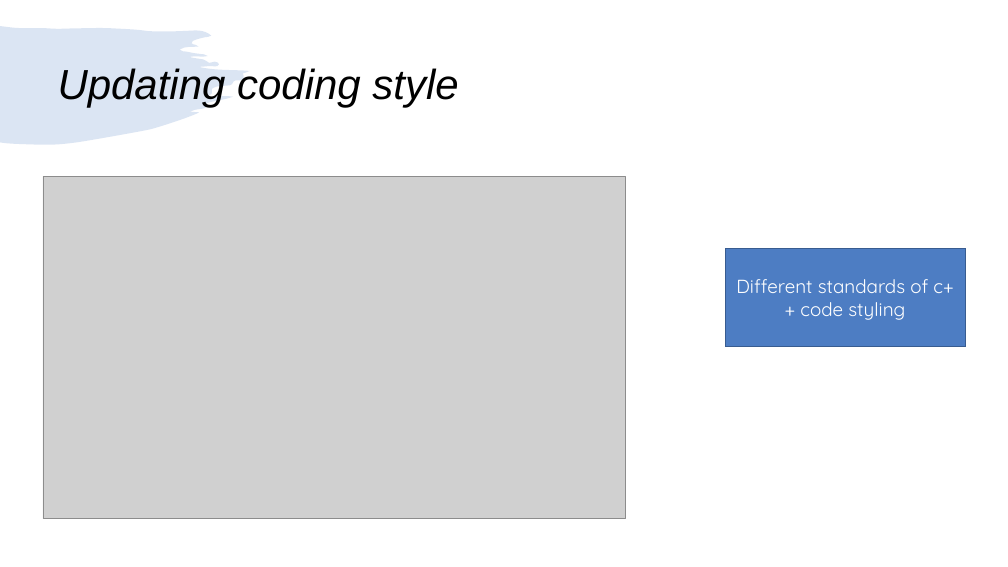
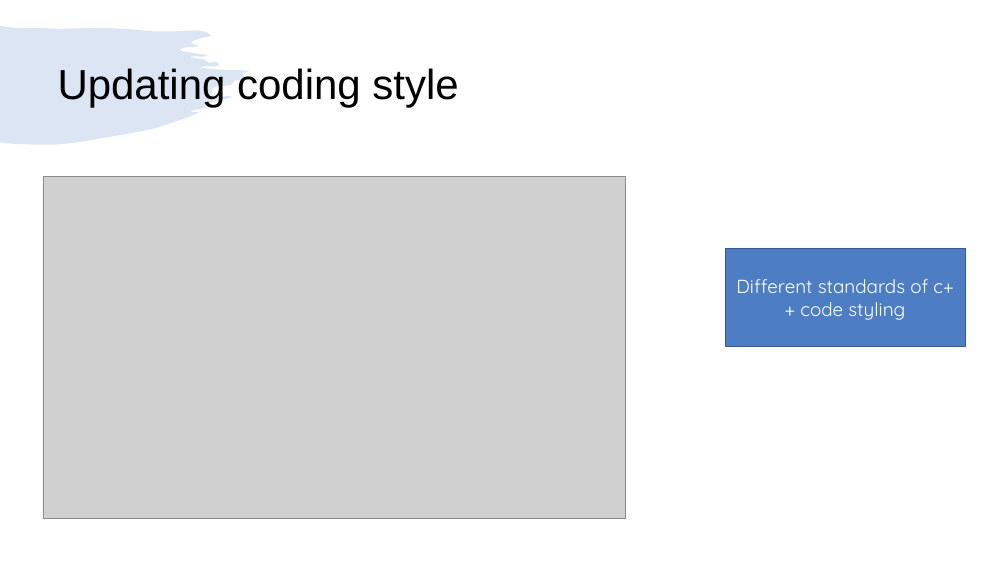
Before and after one commit to girishlande/CPlusPlus, a slide deck: slide 7 of learnings.pptx. Drawn at 1008x567 pixels with LibreOffice and Linux fonts; fonts in the diff are those of the drawing; grey boxes stand for pictures. Boxes give left, top, right and bottom in pixels: in the first picture for what was removed or moved away, otherwise in the second. Text is boxed around its words. In the diff, an @@ line names an element or a change of style, - is before the commit and + after.

```diff
--- a/learnings.pptx
+++ b/learnings.pptx
@@ title "Updating coding style" at [58,68,458,107]: italic off @@
```
Also in this commit, not shown: 6 other slides changed, 3 slides added, 3 slides removed, 14 other files.
